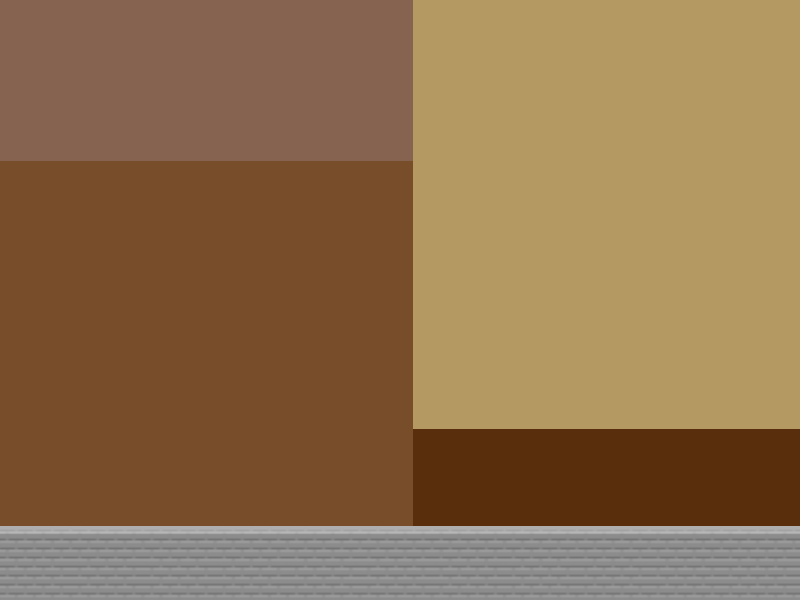
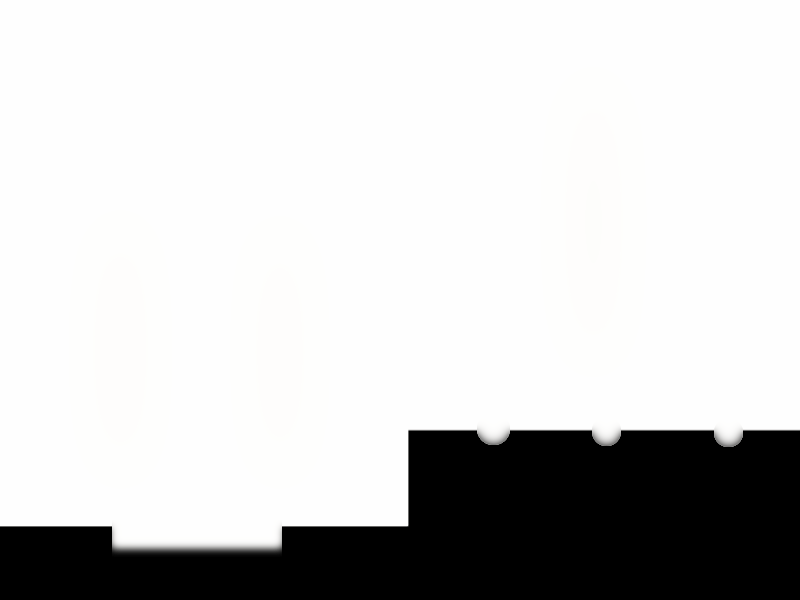
The second w=800, h=600 image is a revision of the first. Changes to its layers:
removed group "画板 1" (14 layers) over [0, 0, 800, 600]
added layer "图层 3" (25%) above "图层 2 拷贝 4" over [34, 20, 681, 537]
added layer "矩形 3 拷贝" above "图层 4" over [0, 417, 800, 600]
added layer "图层 4" (15%) above "矩形 2 拷贝" over [0, 0, 800, 600]
renamed "矩形 2" to "矩形 2 拷贝", hid it, moved it out of group "画板 1" over [0, 526, 800, 600]
hid "矩形 1", moved it out of group "画板 1", painted on it over [0, 161, 413, 526]
hid "矩形 4", moved it out of group "画板 1", painted on it over [413, 0, 800, 429]
hid "矩形 5", moved it out of group "画板 1" over [0, 0, 426, 180]
hid "矩形 3", moved it out of group "画板 1", painted on it over [408, 429, 800, 526]